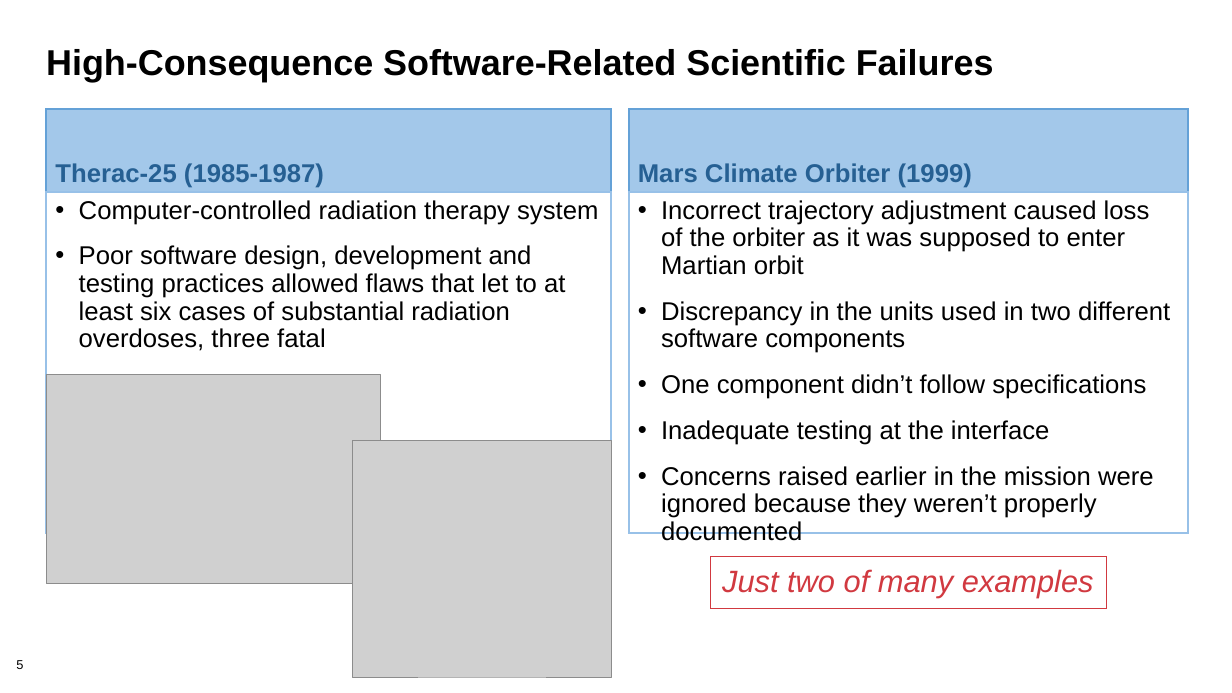
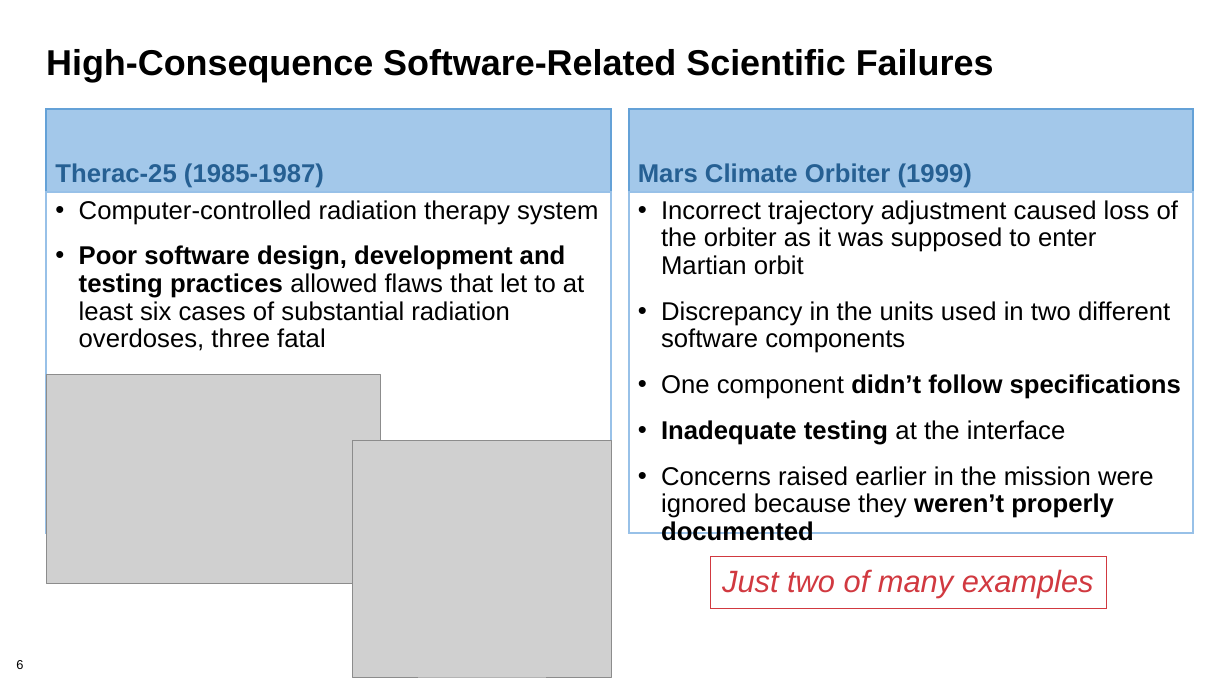
Before and after one commit to bssw-tutorial/presentations, a slide deck: slide 6 of 01-overview.pptx (slide 5 before the commit). Drawn at 1232x693 pixels with LibreOffice and Linux fonts; fonts in the diff are those of the drawing; grey boxes stand for pictures; background and template pictures are left out. Boxes give left, top, right and bottom in pixels: in the first picture for what was removed or moved away, otherwise in the second. Text is boxed around its words. In the diff, an @@ line names an element or a change of style, - is before the commit and + after.

```diff
--- a/01-overview.pptx
+++ b/01-overview.pptx
@@ text "Mars Climate Orbiter (1999)": place and size @@
-text "Mars Climate Orbiter (1999)" at [628, 109, 1188, 192]
+text "Mars Climate Orbiter (1999)" at [628, 109, 1193, 192]
@@ text "Incorrect trajectory adjustment caused loss ...": place and size @@
-text "Incorrect trajectory adjustment caused loss ..." at [628, 192, 1188, 533]
+text "Incorrect trajectory adjustment caused loss ..." at [628, 192, 1193, 533]
@@ text at [79, 245, 584, 351]: bold on in "Poor software design, development and testing practices" @@
@@ text at [661, 374, 1181, 541]: bold on in "didn’t follow specifications", "Inadequate testing", "weren’t properly documented" @@
@@ page number at [16, 660, 23, 669]: text changed @@
-5
+6
```
Also in this commit, not shown: 5 other slides changed, 8 other files.
